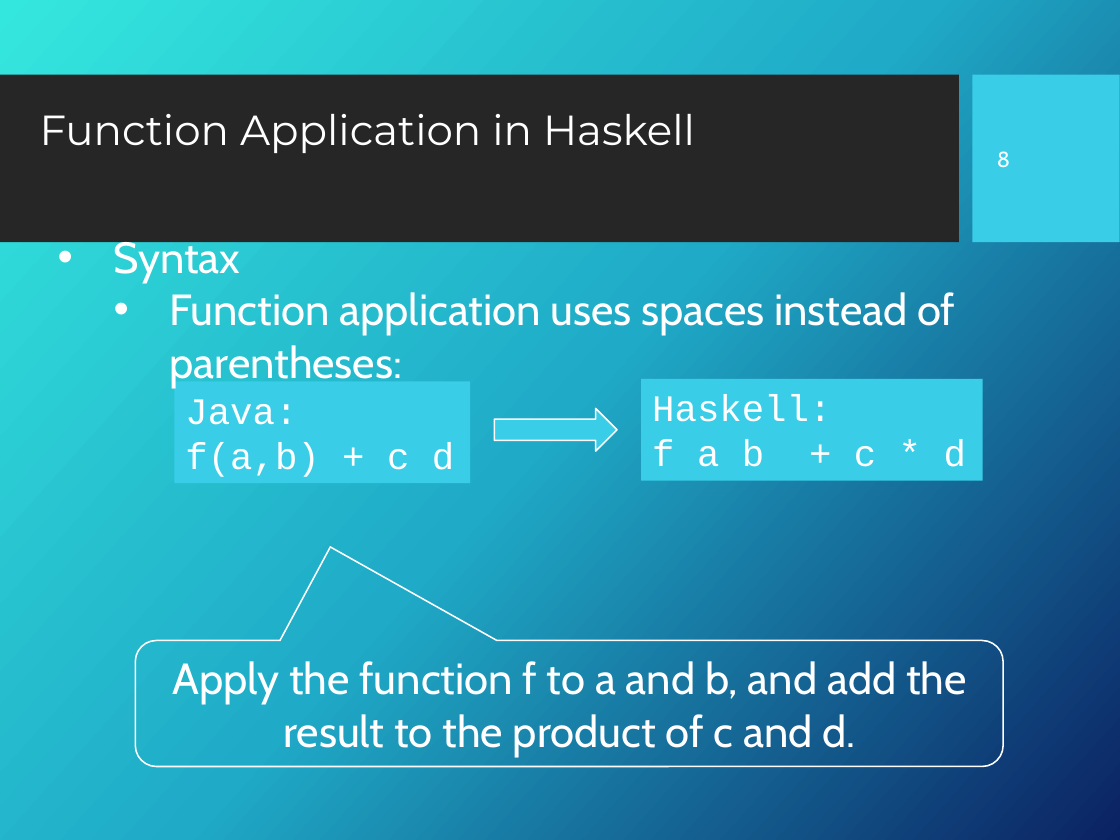
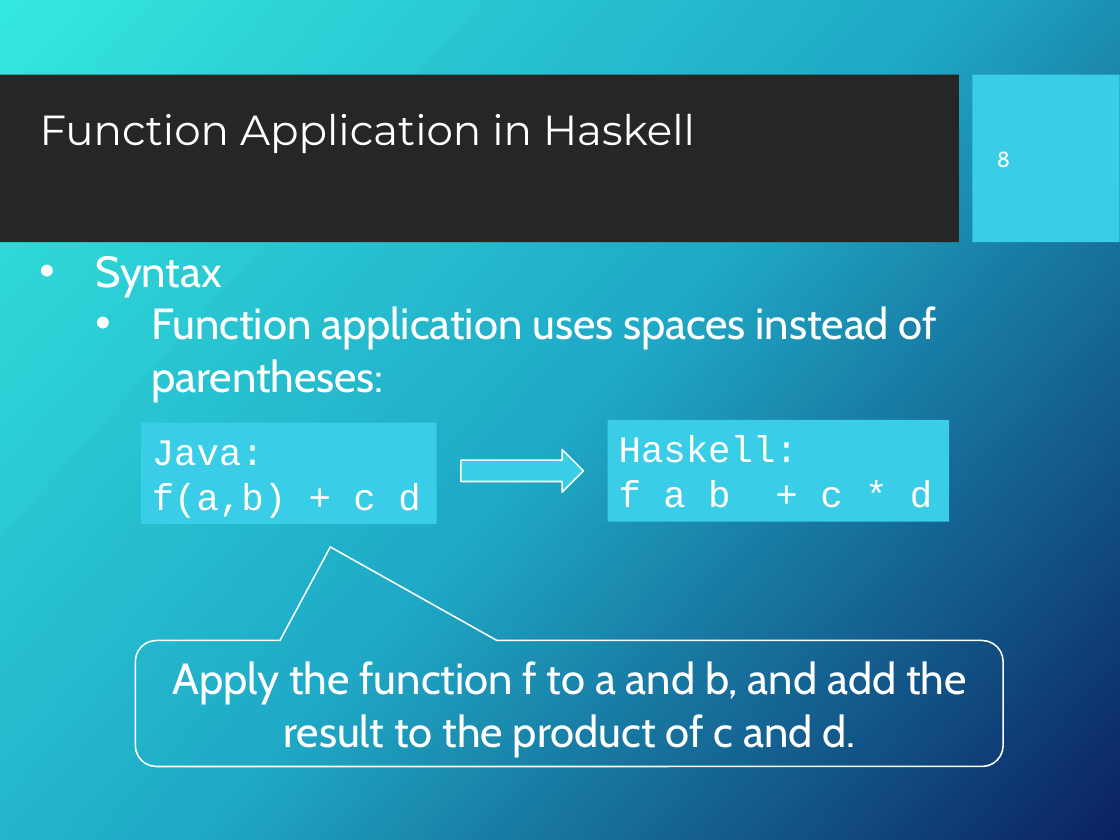
Before and after one commit to Fun-Prog-26/fun-prog-26, a slide deck: slide 9 of topic02-first-steps/unit-02a-lectures/talk-2/b-first-steps.pptx. Drawn at 1120x840 pixels with LibreOffice and Linux fonts; fonts in the diff are those of the drawing; background and template pictures are left out. Boxes give left, top, right and bottom in pixels: in the first picture for what was removed or moved away, otherwise in the second. Text is boxed around its words. In the diff, an @@ line names an element or a change of style, - is before the commit and + after.

```diff
--- a/topic02-first-steps/unit-02a-lectures/talk-2/b-first-steps.pptx
+++ b/topic02-first-steps/unit-02a-lectures/talk-2/b-first-steps.pptx
@@ text "Syntax" rewrapped from [114, 236, 955, 388] to [95, 256, 937, 402] @@
@@ 2 rectangles, 1 right arrow: place and size @@
-2 rectangles, 1 right arrow at [175, 379, 983, 484]
+2 rectangles, 1 right arrow at [141, 420, 950, 524]
```
Also in this commit, not shown: 4 other slides changed, 1 slide added, 6 other files.
